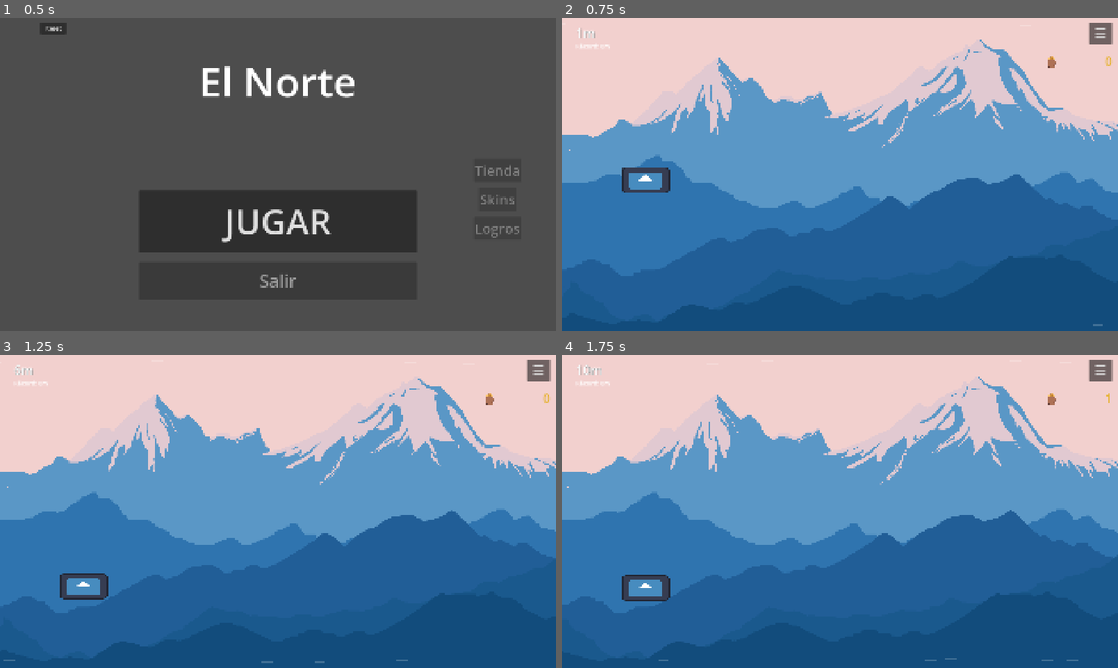
Above: before the commit, frames 1-4 (two rows, left to right).
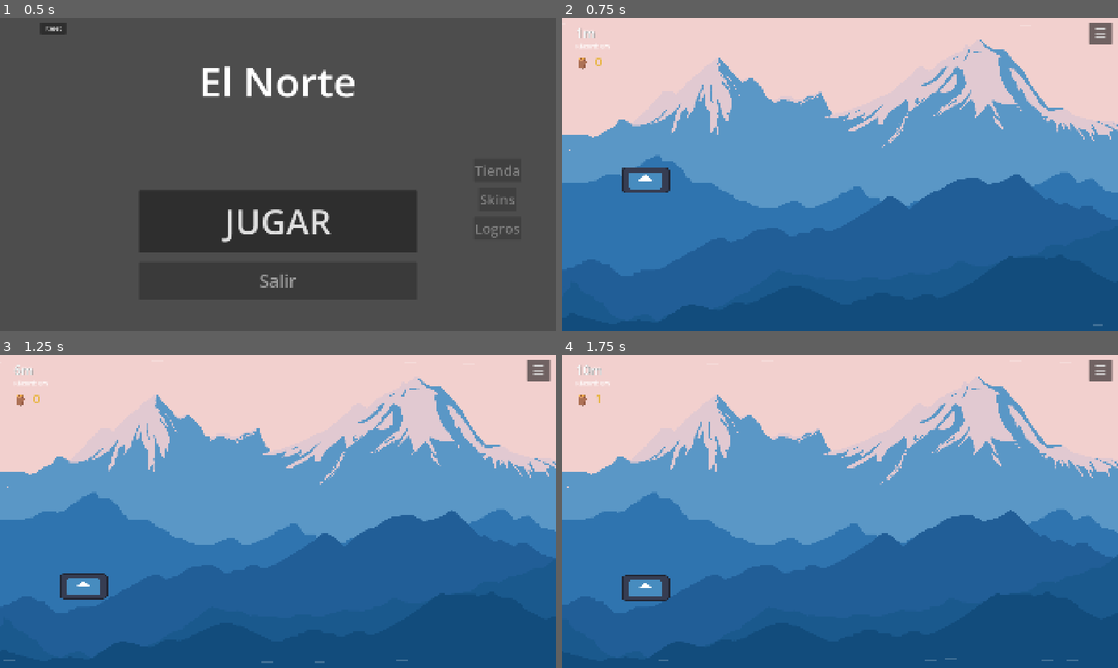
Above: after the commit, the same moments.

Repository: TomasMoreno21/El-Norte
Game: Godot game, scene res://scenes/menu/menu.tscn
The game is run twice, just before and just after one commit, with the same random seed, the same clock (stepped at 60 frames per second) and the same inputs. The engine's default icon, where the game draws it, is replaced by a stand-in: a white triangle on a blue panel in a dark square.
Inputs (mouse positions are in pixels of both pictures, inside the frame that each line leads up to):
- Up to frame 1 (0.5 s): no input
- Up to frame 2 (0.75 s): click "JUGAR" at 0.5 s
- Up to frame 3 (1.25 s): no input
- Up to frame 4 (1.75 s): tap Enter at 1.25 s; move the mouse to (962, 495) at 1.27 s; hold D from 1.28 s (still down); tap Tab at 1.35 s; click (962, 495) at 1.42 s; tap Space at 1.52 s

Frame 1 is identical in both runs. In frame 2, 0.1% of the frame differs, in the area x 3-100%, y 12-17%; in frame 3, 0.1%; in frame 4, 0.1%.

Commit message:
fix: palitos movidos a la izquierda debajo del record

Diff:
--- a/scenes/hud/hud.tscn
+++ b/scenes/hud/hud.tscn
@@ -39,34 +39,23 @@
 horizontal_alignment = 2
 
 [node name="PalitosEmoji" type="Label" parent="." unique_id=1892457837]
-anchors_preset = 1
-anchor_left = 1.0
-anchor_top = 0.0
-anchor_right = 1.0
-anchor_bottom = 0.0
-offset_left = -250.0
-offset_top = 118.0
-offset_right = -160.0
-offset_bottom = 179.0
-grow_horizontal = 0
+layout_mode = 0
+offset_left = 47.0
+offset_top = 120.0
+offset_right = 107.0
+offset_bottom = 181.0
 theme_override_colors/font_color = Color(0.9, 0.7, 0.2, 1)
 theme_override_font_sizes/font_size = 44
 text = "🪵"
 
 [node name="PalitosLabel" type="Label" parent="." unique_id=1892457836]
-anchors_preset = 1
-anchor_left = 1.0
-anchor_top = 0.0
-anchor_right = 1.0
-anchor_bottom = 0.0
-offset_left = -150.0
-offset_top = 118.0
-offset_right = -20.0
-offset_bottom = 179.0
-grow_horizontal = 0
+layout_mode = 0
+offset_left = 114.0
+offset_top = 120.0
+offset_right = 300.0
+offset_bottom = 181.0
 theme_override_colors/font_color = Color(0.9, 0.7, 0.2, 1)
 theme_override_font_sizes/font_size = 44
-horizontal_alignment = 2
 
 [node name="PowerUpLabel" type="Label" parent="." unique_id=988080970]
 anchors_preset = 10
@@ -112,20 +101,21 @@
 theme_override_font_sizes/font_size = 52
 horizontal_alignment = 1
 
-[node name="TutorialOverlay" type="Control" parent="."]
-visible = false
+[node name="TutorialOverlay" type="Control" parent="." unique_id=1862089278]
+visible = false
+layout_mode = 3
 anchors_preset = 15
 anchor_right = 1.0
 anchor_bottom = 1.0
 mouse_filter = 1
 
-[node name="Bg" type="ColorRect" parent="TutorialOverlay"]
-anchors_preset = 15
+[node name="Bg" type="ColorRect" parent="TutorialOverlay" unique_id=1368516804]
+layout_mode = 0
 anchor_right = 1.0
 anchor_bottom = 1.0
 color = Color(0, 0, 0, 0.55)
 
-[node name="Panel" type="ColorRect" parent="TutorialOverlay"]
+[node name="Panel" type="ColorRect" parent="TutorialOverlay" unique_id=1951690061]
 layout_mode = 0
 anchor_left = 0.5
 anchor_top = 0.5
@@ -137,7 +127,8 @@
 offset_bottom = 210.0
 color = Color(0.1, 0.1, 0.1, 0.9)
 
-[node name="Title" type="Label" parent="TutorialOverlay/Panel"]
+[node name="Title" type="Label" parent="TutorialOverlay/Panel" unique_id=913120483]
+layout_mode = 0
 offset_left = 20.0
 offset_top = 16.0
 offset_right = 780.0
@@ -147,7 +138,8 @@
 text = "¡Bienvenido a El Norte!"
 horizontal_alignment = 1
 
-[node name="Instruction" type="Label" parent="TutorialOverlay/Panel"]
+[node name="Instruction" type="Label" parent="TutorialOverlay/Panel" unique_id=1501138108]
+layout_mode = 0
 offset_left = 40.0
 offset_top = 90.0
 offset_right = 760.0
@@ -157,7 +149,8 @@
 text = "Mantené presionado para volar"
 horizontal_alignment = 1
 
-[node name="Instruction2" type="Label" parent="TutorialOverlay/Panel"]
+[node name="Instruction2" type="Label" parent="TutorialOverlay/Panel" unique_id=346202041]
+layout_mode = 0
 offset_left = 40.0
 offset_top = 130.0
 offset_right = 760.0
@@ -167,7 +160,8 @@
 text = "Soltá para caer"
 horizontal_alignment = 1
 
-[node name="TapArrow" type="Label" parent="TutorialOverlay/Panel"]
+[node name="TapArrow" type="Label" parent="TutorialOverlay/Panel" unique_id=631782997]
+layout_mode = 0
 offset_left = 360.0
 offset_top = 186.0
 offset_right = 440.0
@@ -180,9 +174,7 @@
 [node name="PauseBtn" type="Button" parent="." unique_id=1516378720]
 anchors_preset = 1
 anchor_left = 1.0
-anchor_top = 0.0
-anchor_right = 1.0
-anchor_bottom = 0.0
+anchor_right = 1.0
 offset_left = -100.0
 offset_top = 16.0
 offset_right = -20.0
